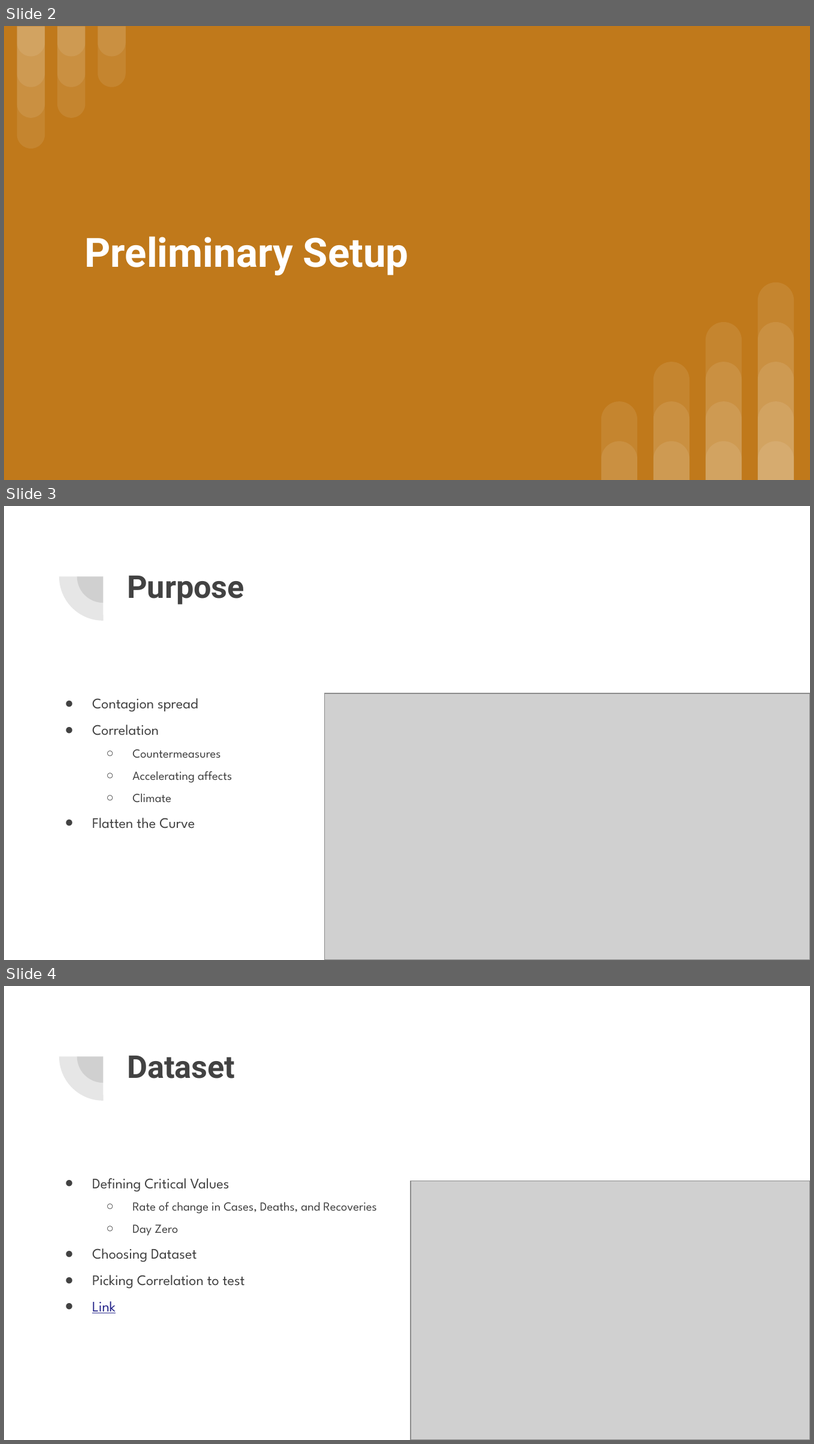
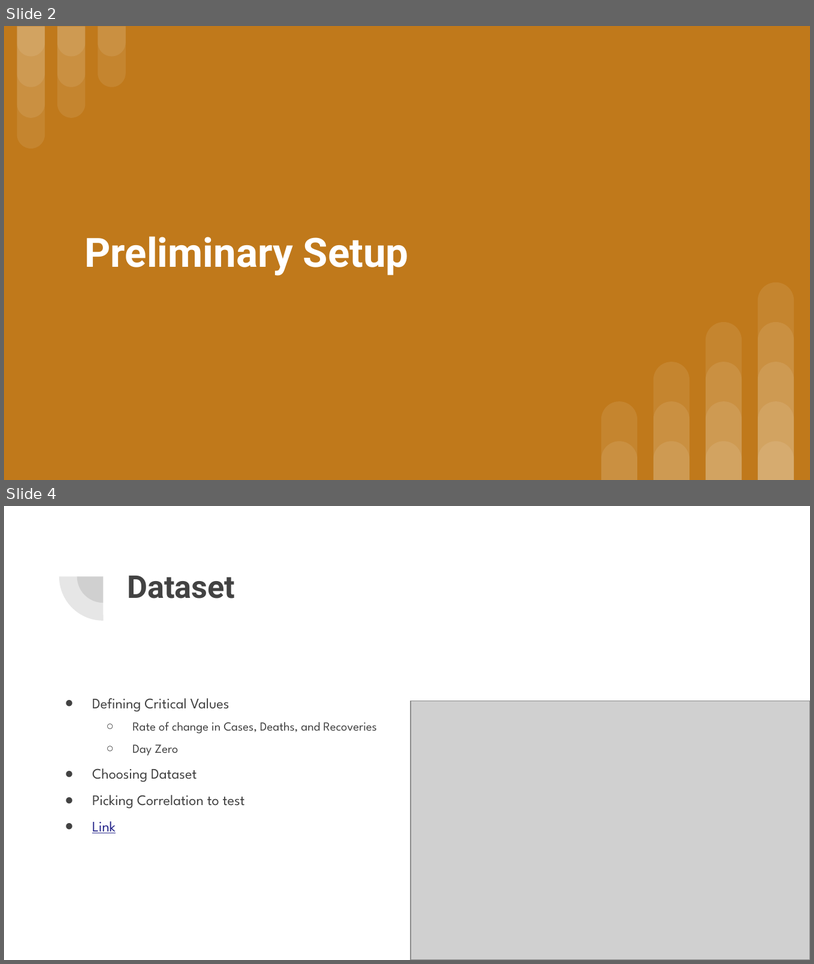
Before and after one commit to shobes572/DSI_Module-11_Capstone, a slide deck: Initial Analysis of Covid-19.pptx. Shown one above the other, each under a label of ours: slides 2, 3 and 4 before the commit, slides 2 and 4 after it; the slides between them are not shown. The pictures are 814x1444 and 814x964 pixels, drawn with LibreOffice and Linux fonts; fonts in the diff are those of the drawing; grey boxes stand for pictures. Boxes give left, top, right and bottom in pixels: in the first picture for what was removed or moved away, otherwise in the second. Text is boxed around its words. In the diff, an @@ line names an element or a change of style, - is before the commit and + after.

```diff
--- a/Initial Analysis of Covid-19.pptx
+++ b/Initial Analysis of Covid-19.pptx
@@ slide 3 removed at <box>4,506,810,960</box>, background #FFFFFF; not listed: 2 template elements that a slide beside it also shows @@
@@ title removed at <box>127,576,245,604</box> @@
-Purpose
@@ text removed at <box>92,698,232,828</box> @@
-● Contagion spread
-● Correlation
-  ○ Countermeasures
-  ○ Accelerating affects
-  ○ Climate
-● Flatten the Curve
@@ picture removed at <box>325,693,810,959</box> @@
```
Also in this commit, not shown: 5 slides added, 1 other file.
